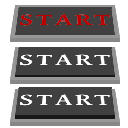
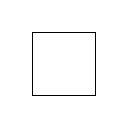
Two versions of the same layered image (128x128). Layer-by-layer changes:
added layer "Layer 4" above "Layer 3" over [33, 33, 95, 95]
added layer "Layer 3" above "Layer 2 copy 2" over [32, 32, 96, 96]
hid "Layer 2 copy 2" over [10, 7, 120, 41]
hid "Layer 1 copy 2" over [10, 5, 120, 42]
hid "Layer 2 copy" over [15, 47, 119, 77]
hid "Layer 1 copy" over [10, 47, 120, 84]
hid "Layer 2" over [15, 87, 119, 119]
hid "Layer 1" over [10, 89, 120, 126]
